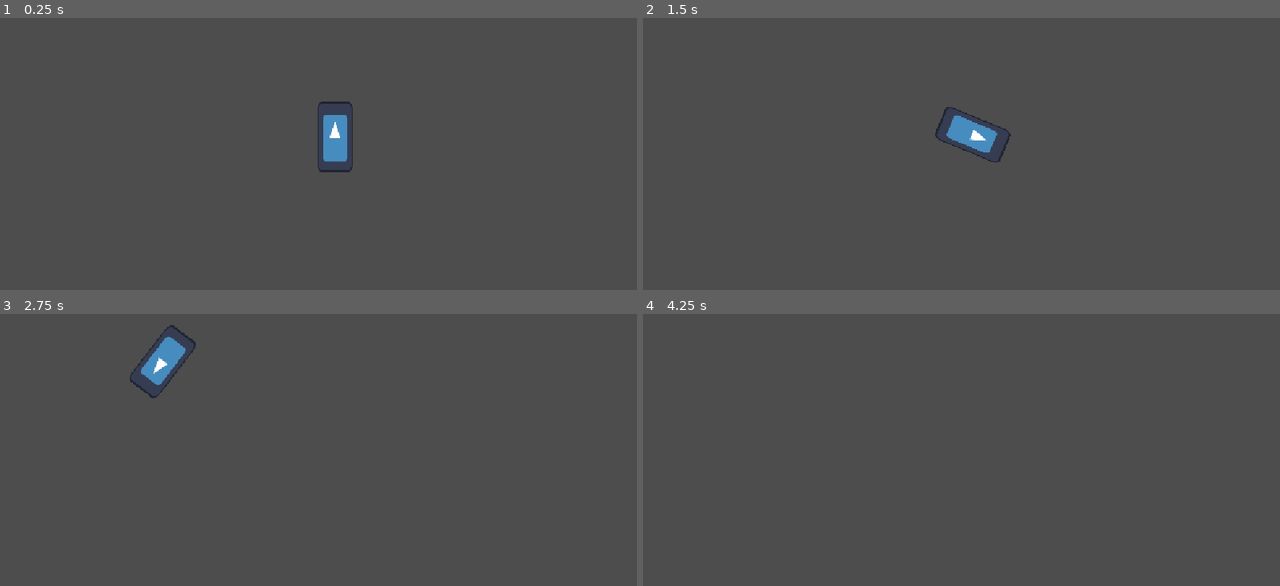
Above: before the commit, frames 1-4 (two rows, left to right).
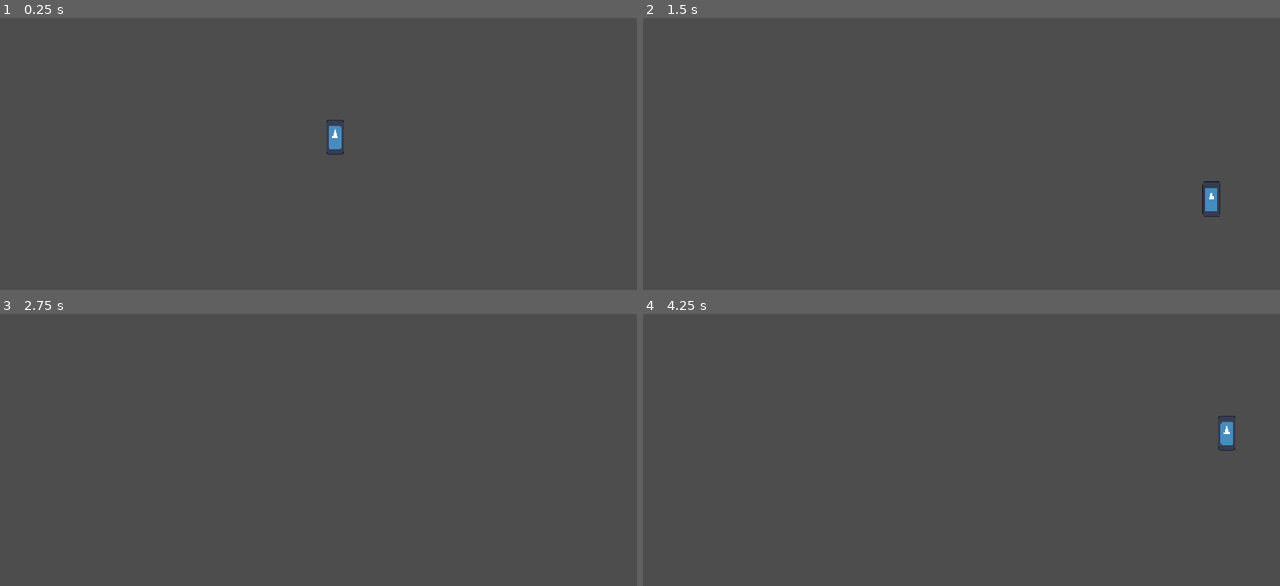
Above: after the commit, the same moments.

Repository: Firoty1/alien-attack
Game: Godot game, scene res://Scenes/game.tscn
Two runs of this game, one before a commit and one after it. Both use one fixed random seed, a clock stepped at 60 frames per second and the inputs below. The engine's default icon, where the game draws it, is replaced by a stand-in: a white triangle on a blue panel in a dark square.
Inputs:
- Up to frame 1 (0.25 s): no input
- Up to frame 2 (1.5 s): tap Enter at 0.5 s; hold D (right) 0.53-1.28 s; hold S (down) from 1.28 s (still down)
- Up to frame 3 (2.75 s): release S (down) at 2.03 s; hold D (right) from 2.03 s (still down)
- Up to frame 4 (4.25 s): release D (right) at 2.78 s; hold W (forward) 2.78-3.53 s; hold A (left) from 3.53 s (still down)

The runs differ from the first frame. In frame 1, 0.7% of the frame differs, in the area x 49-56%, y 30-57%; in frame 2, 1.1%, in the area x 45-91%, y 32-74%; in frame 3, 0.8%; in frame 4, 0.2%.

Commit message:
Directional movement added
You can swap movement styles using a variable on the player

Diff:
--- a/Scenes/player.tscn
+++ b/Scenes/player.tscn
@@ -4,17 +4,17 @@
 [ext_resource type="Texture2D" uid="uid://cy4qv5nbdxs8r" path="res://icon.svg" id="1_v0iea"]
 
 [sub_resource type="RectangleShape2D" id="RectangleShape2D_qr4i2"]
-size = Vector2(60, 124)
+size = Vector2(30, 60)
 
 [node name="Player" type="CharacterBody2D" unique_id=1028689561]
 script = ExtResource("1_cvnsp")
-acceleration = 8.0
-max_speed = 350.0
+acceleration = 12.0
+max_speed = 450.0
 rotation_speed = 150.0
-TurnOrDirectionalMovement = "Turn"
+TurnOrDirectionalMovement = "Directional"
 
 [node name="Sprite2D" type="Sprite2D" parent="." unique_id=1935054842]
-scale = Vector2(0.5, 1)
+scale = Vector2(0.25, 0.5)
 texture = ExtResource("1_v0iea")
 
 [node name="CollisionShape2D" type="CollisionShape2D" parent="." unique_id=1495606655]
--- a/Scripts/player.gd
+++ b/Scripts/player.gd
@@ -3,11 +3,13 @@
 @export var acceleration: float
 @export var max_speed: float
 @export var rotation_speed: float
+#Make TurnOrDirectionalMovement Turn for turn movement and Directional for directional movement
 @export var TurnOrDirectionalMovement: String
 
+
+#Turn left/right and move forward/backward
 func TurnMovement(delta):
 	var input_vector := Vector2(0, Input.get_axis("forward","reverse"))
-
 	if input_vector.y == 0:
 		velocity = velocity.move_toward(Vector2.ZERO, 3)
 
@@ -19,10 +21,18 @@
 	if Input.is_action_pressed("right"):
 		rotate(deg_to_rad(rotation_speed * delta))
 
+#wasd movement
 func DirectionalMovement(delta):
-	pass
+	var direction = Input.get_vector("left","right","up","down")
+	velocity = direction * max_speed * delta * 75
+
+
 
 func _physics_process(delta):
+	#This lets us decide which movement type we want by testing both of them
 	if TurnOrDirectionalMovement == "Turn":
 		TurnMovement(delta)
+	elif TurnOrDirectionalMovement == "Directional":
+		DirectionalMovement(delta)
+
 	move_and_slide()
